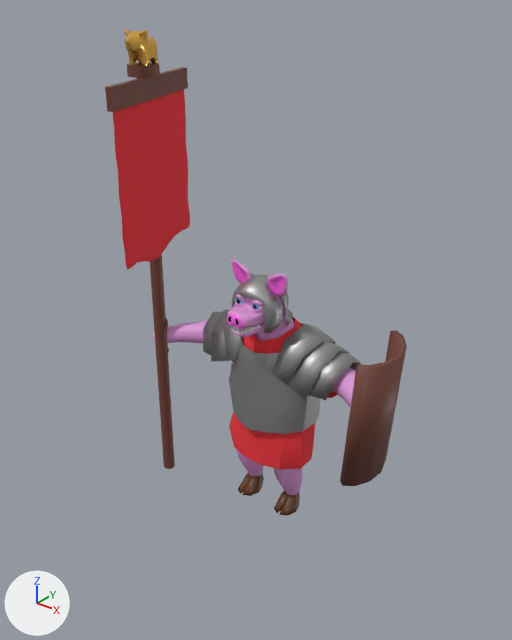
Two versions of the glTF model assets/models/pig/pig.glb, one commit apart.
Rendered twice from a camera (50 mm lens) standing at (10.42, -13.72, 14.29) and looking at (-0.4, -0.2, 5.91). Arrows for +X, +Y and +Z are at lower left; the lights stay in place.

Names of what the first picture shows: 'Banner', 'Body', 'Breastplate', 'Eye', 'Eye_Lid', 'Flag_Staff', 'Helmet', 'Pig', 'Shoulderpads', 'Sword', 'Tunic', 'shield', 'teeth'.
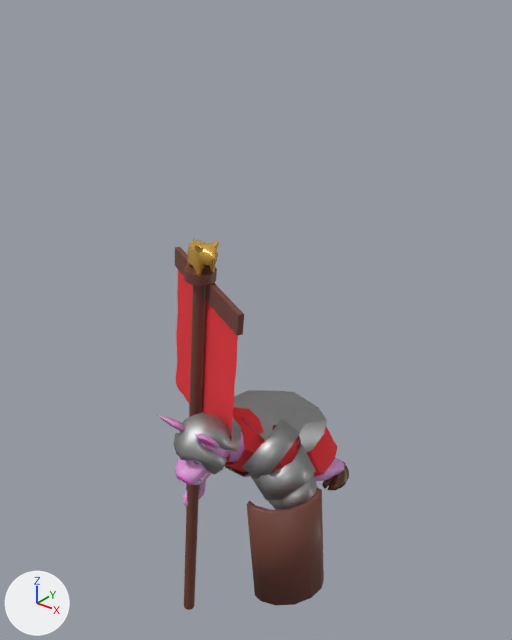
The newer file adds an action. The first version stands in its rest pose; the second is drawn at frame 1 of the action 'Crawl_Idle'.

What the commit changed:
Bone 'DEF-spine' (bone_def_spine) moves from (0.0, 0.0, 0.0) to (0.0, -0.97, -0.14).
Bone 'DEF-spine' (bone_def_spine) turns from (0, 0, 0) to (77, 0, 0) degrees about its own x, y and z.
Bone 'DEF-spine.004' (bone_def_spine_004) turns from (0, 0, 0) to (-42, 0, 0) degrees about its own x, y and z.
Bone 'DEF-spine.004' (bone_def_spine_004) is rescaled from (1.0, 1.0, 1.0) to (0.96, 1.08, 0.96).
Bone 'torso' (bone_torso) moves from (0.0, 0.0, 0.0) to (0.0, -0.09, -1.18).
Bone 'torso' (bone_torso) turns from (0, 0, 0) to (77, 0, 0) degrees about its own x, y and z.
Bone 'DEF-thigh.L' (bone_def_thigh_l) turns from (0, 0, 0) to (-52, -7, -11) degrees about its own x, y and z.
Bone 'DEF-thigh.L' (bone_def_thigh_l) is rescaled from (1.0, 1.0, 1.0) to (1.1, 0.82, 1.1).
Bone 'DEF-shin.L' (bone_def_shin_l) turns from (0, 0, 0) to (18, 2, 2) degrees about its own x, y and z.
Bone 'DEF-shin.L' (bone_def_shin_l) is rescaled from (1.0, 1.0, 1.0) to (0.91, 1.1, 1.05).
Bone 'DEF-foot.L' (bone_def_foot_l) turns from (0, 0, 0) to (-43, -9, 11) degrees about its own x, y and z.
Bone 'DEF-thigh.R' (bone_def_thigh_r) turns from (0, 0, 0) to (-52, 7, 11) degrees about its own x, y and z.
Bone 'DEF-thigh.R' (bone_def_thigh_r) is rescaled from (1.0, 1.0, 1.0) to (1.1, 0.82, 1.1).
Bone 'DEF-shin.R' (bone_def_shin_r) turns from (0, 0, 0) to (18, -2, -2) degrees about its own x, y and z.
Bone 'DEF-shin.R' (bone_def_shin_r) is rescaled from (1.0, 1.0, 1.0) to (0.91, 1.1, 1.05).
Bone 'DEF-foot.R' (bone_def_foot_r) turns from (0, 0, 0) to (-43, 9, -11) degrees about its own x, y and z.
Bone 'neck' (bone_neck) turns from (0, 0, 0) to (-29, 0, 0) degrees about its own x, y and z.
Bone 'MCH-ROT-head' (bone_mch_rot_head) turns from (0, 0, 0) to (29, 0, 0) degrees about its own x, y and z.
Bone 'head' (bone_head) moves from (0.0, 0.0, 0.0) to (0.0, -0.1, -0.25).
Bone 'head' (bone_head) turns from (0, 0, 0) to (-42, 0, 0) degrees about its own x, y and z.
Bone 'ORG-upper_arm.L' (bone_org_upper_arm_l) turns from (0, 0, 0) to (61, 6, -7) degrees about its own x, y and z.
Bone 'ORG-upper_arm.L' (bone_org_upper_arm_l) is rescaled from (1.0, 1.0, 1.0) to (1.04, 1.04, 1.04).
Bone 'ORG-forearm.L' (bone_org_forearm_l) turns from (0, 0, 0) to (-35, 0, 0) degrees about its own x, y and z.
Bone 'ORG-forearm.L' (bone_org_forearm_l) is rescaled from (1.0, 1.0, 1.0) to (1.03, 1.03, 1.03).
Bone 'ORG-hand.L' (bone_org_hand_l) turns from (0, 0, 0) to (20, -18, 75) degrees about its own x, y and z.
Bone 'ORG-hand.L' (bone_org_hand_l) is rescaled from (1.0, 1.0, 1.0) to (0.93, 0.93, 0.93).
Bone 'DEF-upper_arm.L' (bone_def_upper_arm_l) turns from (0, 0, 0) to (48, -1, -4) degrees about its own x, y and z.
Bone 'DEF-upper_arm.L' (bone_def_upper_arm_l) is rescaled from (1.0, 1.0, 1.0) to (0.96, 1.08, 0.96).
Bone 'DEF-forearm.L' (bone_def_forearm_l) turns from (0, 0, 0) to (3, -5, -20) degrees about its own x, y and z.
Bone 'DEF-forearm.L' (bone_def_forearm_l) is rescaled from (1.0, 1.0, 1.0) to (0.94, 1.18, 0.91).
Bone 'DEF-hand.L' (bone_def_hand_l) turns from (0, 0, 0) to (11, 6, 89) degrees about its own x, y and z.
Bone 'DEF-hand.L' (bone_def_hand_l) is rescaled from (1.0, 1.0, 1.0) to (0.84, 1.09, 1.09).
Bone 'ORG-upper_arm.R' (bone_org_upper_arm_r) turns from (0, 0, 0) to (63, -7, 8) degrees about its own x, y and z.
Bone 'ORG-upper_arm.R' (bone_org_upper_arm_r) is rescaled from (1.0, 1.0, 1.0) to (1.02, 1.02, 1.02).
Bone 'ORG-forearm.R' (bone_org_forearm_r) turns from (0, 0, 0) to (-31, 0, 0) degrees about its own x, y and z.
Bone 'ORG-forearm.R' (bone_org_forearm_r) is rescaled from (1.0, 1.0, 1.0) to (1.02, 1.02, 1.02).
Bone 'ORG-hand.R' (bone_org_hand_r) turns from (0, 0, 0) to (20, 10, -77) degrees about its own x, y and z.
Bone 'ORG-hand.R' (bone_org_hand_r) is rescaled from (1.0, 1.0, 1.0) to (0.97, 0.97, 0.97).
Bone 'DEF-upper_arm.R' (bone_def_upper_arm_r) turns from (0, 0, 0) to (49, 0, 6) degrees about its own x, y and z.
Bone 'DEF-upper_arm.R' (bone_def_upper_arm_r) is rescaled from (1.0, 1.0, 1.0) to (0.99, 1.02, 0.99).
Bone 'DEF-forearm.R' (bone_def_forearm_r) turns from (0, 0, 0) to (7, 3, 17) degrees about its own x, y and z.
Bone 'DEF-forearm.R' (bone_def_forearm_r) is rescaled from (1.0, 1.0, 1.0) to (0.9, 1.25, 0.89).
Bone 'DEF-hand.R' (bone_def_hand_r) turns from (0, 0, 0) to (10, -13, -87) degrees about its own x, y and z.
Bone 'DEF-hand.R' (bone_def_hand_r) is rescaled from (1.0, 1.0, 1.0) to (0.8, 1.12, 1.12).

Changed parts and their boxes [x1, y1, x2, y2] in the pictures (512 x 640 px):
'Banner', posed (19% narrower, 6% taller): before [113, 89, 190, 270]; after [176, 270, 238, 462]
'shield', posed (15% wider, 25% shorter): before [340, 330, 407, 486]; after [247, 488, 324, 605]
'Flag_Staff', posed (17% narrower, 11% shorter): before [105, 63, 188, 469]; after [175, 247, 244, 610]
'Shoulderpads', posed: before [203, 310, 361, 400]; after [201, 411, 318, 510]
'Body', posed: before [153, 259, 356, 516]; after [157, 415, 349, 507]
'Breastplate', posed: before [229, 322, 320, 434]; after [224, 390, 327, 477]
'Tunic', posed: before [229, 317, 338, 470]; after [225, 407, 337, 477]
'Helmet', posed (11% wider): before [232, 274, 293, 333]; after [173, 413, 241, 474]
'Pig', posed: before [124, 29, 158, 66]; after [187, 238, 219, 275]
'Eye_Lid', posed: before [235, 294, 263, 313]; after [194, 461, 202, 466]
'teeth', posed: before [229, 325, 260, 334]; after [195, 471, 209, 484]
'Eye', posed (not visible afterwards): before [236, 298, 261, 310]
'Sword', posed (not visible afterwards): before [164, 318, 169, 353]
bone 'DEF-spine', root to tip: before (275, 396) to (275, 380); after (278, 422) to (267, 427)
bone 'DEF-spine.004', root to tip: before (274, 334) to (272, 320); after (234, 442) to (225, 437)
bone 'torso', root to tip: before (275, 388) to (290, 378); after (272, 425) to (276, 402)
bone 'DEF-thigh.L', root to tip: before (296, 408) to (291, 440); after (300, 429) to (308, 450)
bone 'DEF-shin.L', root to tip: before (287, 470) to (288, 483); after (315, 471) to (327, 471)
bone 'DEF-foot.L', root to tip: before (290, 496) to (283, 509); after (339, 471) to (331, 484)
bone 'DEF-thigh.R', root to tip: before (256, 391) to (252, 422); after (261, 412) to (260, 428)
bone 'DEF-shin.R', root to tip: before (248, 451) to (250, 464); after (259, 444) to (266, 442)
bone 'DEF-foot.R', root to tip: before (252, 477) to (245, 489); after (272, 441) to (264, 453)
bone 'neck', root to tip: before (274, 334) to (266, 310); after (234, 442) to (212, 448)
bone 'MCH-ROT-head', root to tip: before (266, 310) to (287, 299); after (212, 448) to (216, 415)
bone 'head', root to tip: before (266, 310) to (256, 286); after (213, 439) to (190, 440)
bone 'ORG-upper_arm.L', root to tip: before (293, 356) to (321, 371); after (263, 449) to (274, 480)
bone 'ORG-forearm.L', root to tip: before (349, 386) to (356, 397); after (285, 511) to (291, 527)
bone 'ORG-hand.L', root to tip: before (363, 408) to (368, 420); after (297, 543) to (287, 554)
bone 'DEF-upper_arm.L', root to tip: before (293, 356) to (321, 371); after (263, 449) to (280, 481)
bone 'DEF-forearm.L', root to tip: before (349, 386) to (356, 397); after (297, 514) to (298, 529)
bone 'DEF-hand.L', root to tip: before (363, 408) to (368, 420); after (298, 545) to (289, 556)
bone 'ORG-upper_arm.R', root to tip: before (254, 341) to (230, 337); after (225, 431) to (216, 450)
bone 'ORG-forearm.R', root to tip: before (207, 332) to (191, 333); after (207, 469) to (203, 479)
bone 'ORG-hand.R', root to tip: before (176, 334) to (161, 336); after (199, 489) to (189, 498)
bone 'DEF-upper_arm.R', root to tip: before (254, 341) to (230, 337); after (225, 431) to (209, 444)
bone 'DEF-forearm.R', root to tip: before (207, 332) to (191, 333); after (194, 457) to (197, 473)
bone 'DEF-hand.R', root to tip: before (176, 334) to (161, 336); after (199, 489) to (189, 499)
